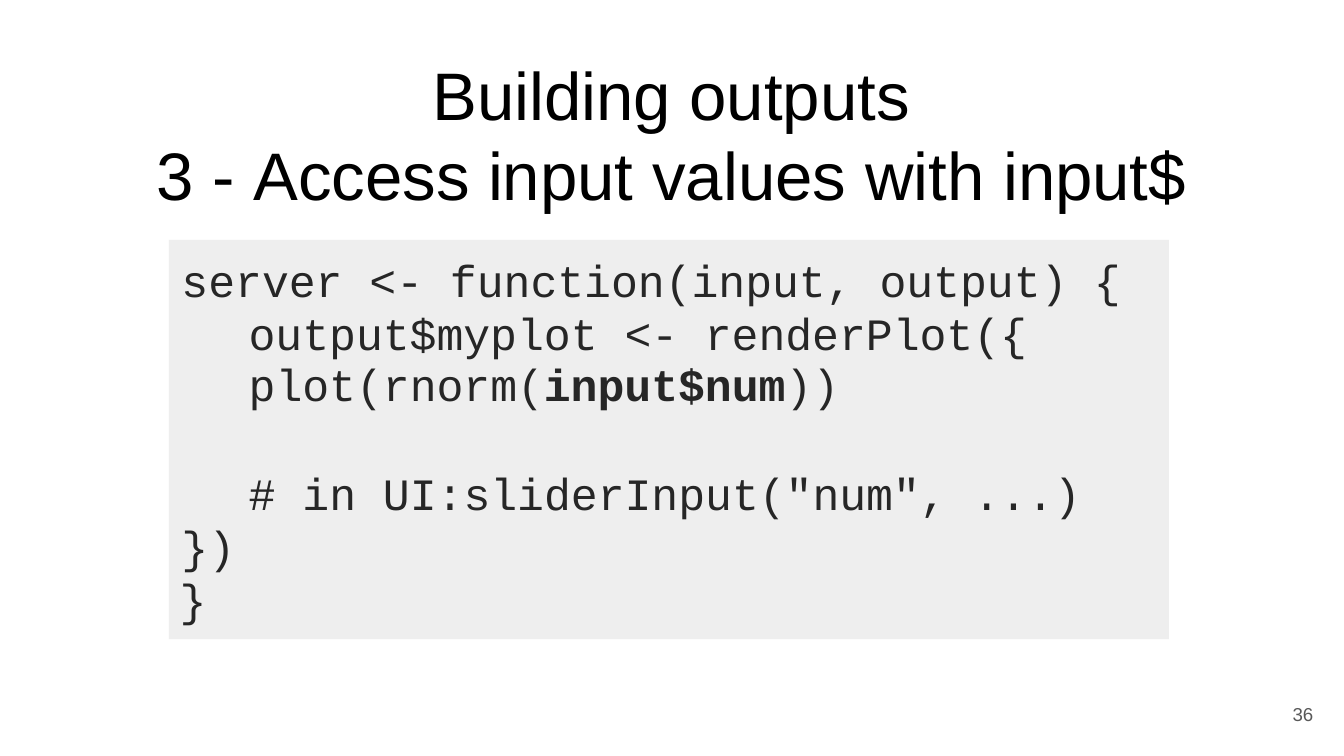
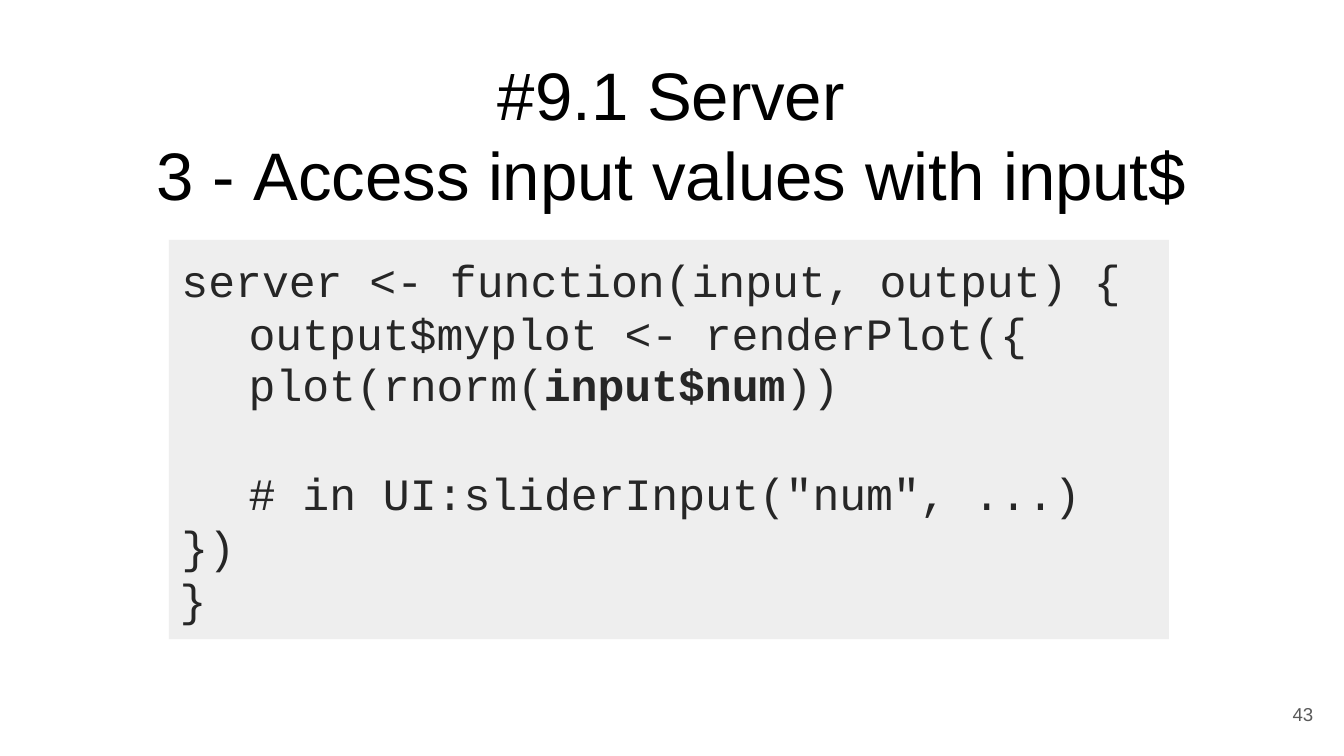
Before and after one commit to WHOIGit/Rshinypresentation, a slide deck: slide 43 of shinyRpresentation.odp (slide 36 before the commit). Drawn at 1344x756 pixels with LibreOffice and Linux fonts; fonts in the diff are those of the drawing. Boxes give left, top, right and bottom in pixels: in the first picture for what was removed or moved away, otherwise in the second. Text is boxed around its words. In the diff, an @@ line names an element or a change of style, - is before the commit and + after.

```diff
--- a/shinyRpresentation.odp
+++ b/shinyRpresentation.odp
@@ title at [157,73,1186,213]: text changed @@
-Building outputs
-3 - Access input values with input$
+#9.1 Server
+3 - Access input values with input$
@@ page number at [1293,708,1314,721]: text changed @@
-36
+43
```
Also in this commit, not shown: 28 other slides changed, 10 slides added, 7 slides removed, 8 other files.
